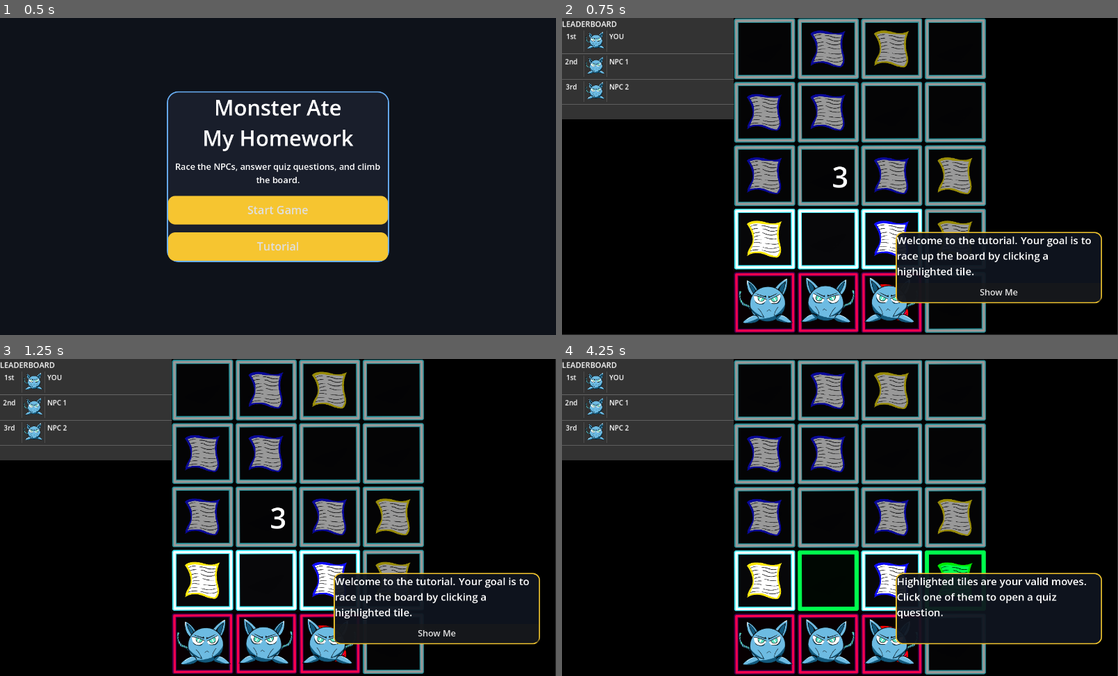
Above: before the commit, frames 1-4 (two rows, left to right).
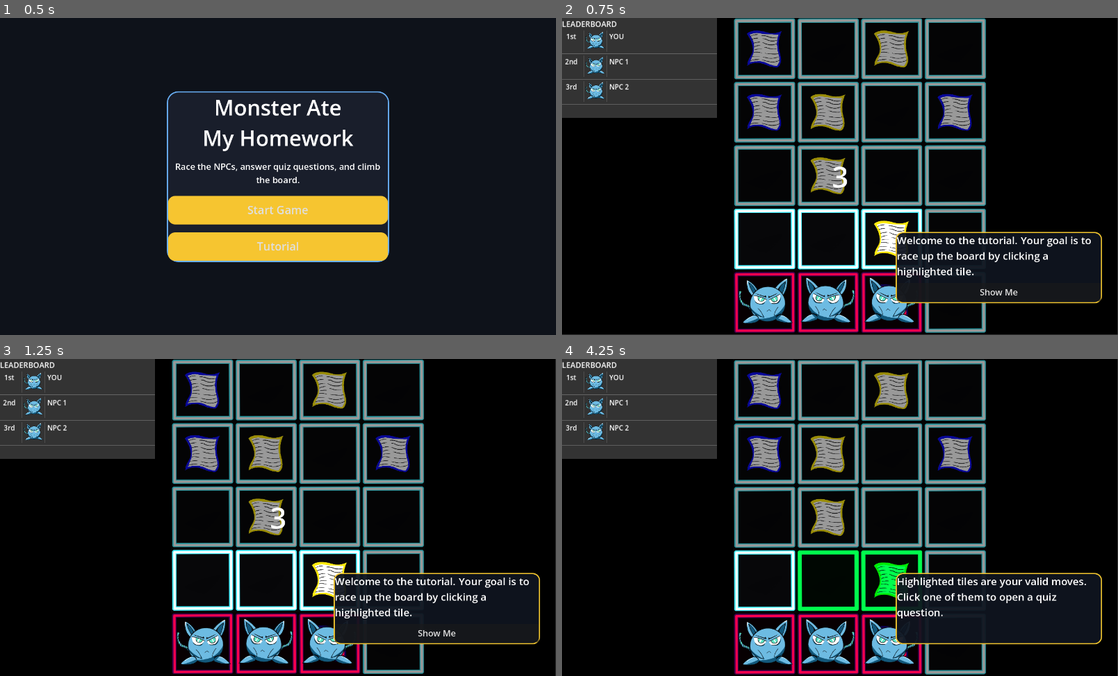
Above: after the commit, the same moments.

Repository: leopoldoCS/game
Game: Godot game, scene res://scenes/main_menu.tscn
Two runs of this game, one before a commit and one after it. Both use one fixed random seed, a clock stepped at 60 frames per second and the inputs below. This scene is started directly instead of the project's main scene.
Inputs (mouse positions are in pixels of both pictures, inside the frame that each line leads up to):
- Up to frame 1 (0.5 s): no input
- Up to frame 2 (0.75 s): click "Tutorial" at 0.5 s
- Up to frame 3 (1.25 s): no input
- Up to frame 4 (4.25 s): click "Show Me" at 1.25 s; move the mouse to (762, 644) at 2.02 s; click (762, 644) at 2.17 s; tap Enter at 2.75 s; move the mouse to (828, 644) at 2.77 s; click (828, 644) at 2.92 s; tap Space at 3.5 s; move the mouse to (890, 644) at 3.52 s; click (890, 644) at 3.67 s

Frame 1 is identical in both runs. In frame 2, 6.1% of the frame differs, in the area x 0-74%, y 0-96%; in frame 3, 6.1%; in frame 4, 7.1%, in the area x 0-77%, y 0-96%.

Commit message:
resolved merge conflicts after last commit

Diff:
--- a/official-game/main_menu.gd
+++ b/official-game/main_menu.gd
@@ -1,13 +1,10 @@
 extends Control
 
-const MAP_SCENE := preload("res://scenes/map.tscn")
+const MAP_SCENE_PATH := "res://scenes/map.tscn"
+const TUTORIAL_SCENE_PATH := "res://scenes/tutorial_map.tscn"
 
 func _on_start_game_pressed():
-	get_tree().change_scene_to_packed(MAP_SCENE)
+	get_tree().change_scene_to_file(MAP_SCENE_PATH)
 
 func _on_tutorial_pressed():
-	var map = MAP_SCENE.instantiate()
-	map.tutorial_mode = true
-	get_tree().root.add_child(map)
-	get_tree().current_scene = map
-	queue_free()
+	get_tree().change_scene_to_file(TUTORIAL_SCENE_PATH)
Not shown, changed: official-game/icon.svg.import
Binary file changed: official-game/my assets/Blue tile.png
Binary file changed: official-game/my assets/Monster.png
Binary file changed: official-game/my assets/Tile.png
Binary file changed: official-game/my assets/Yellow tile.png
Binary file changed: official-game/my assets/freepik.png
Binary file removed: official-game/my_assets/Blue tile.png
Not shown, removed: official-game/my_assets/Blue tile.png.import
Binary file removed: official-game/my_assets/Monster.png
Not shown, removed: official-game/my_assets/Monster.png.import
Binary file removed: official-game/my_assets/Tile.png
Not shown, removed: official-game/my_assets/Tile.png.import
(and 4 more such lines)
